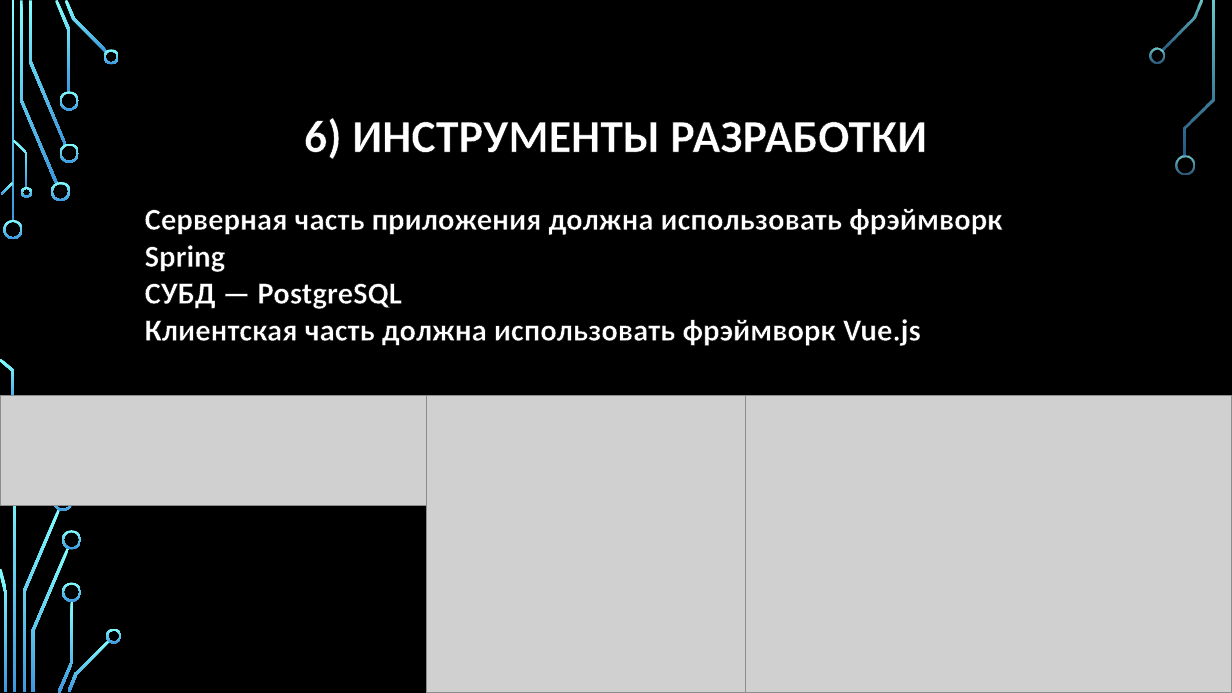
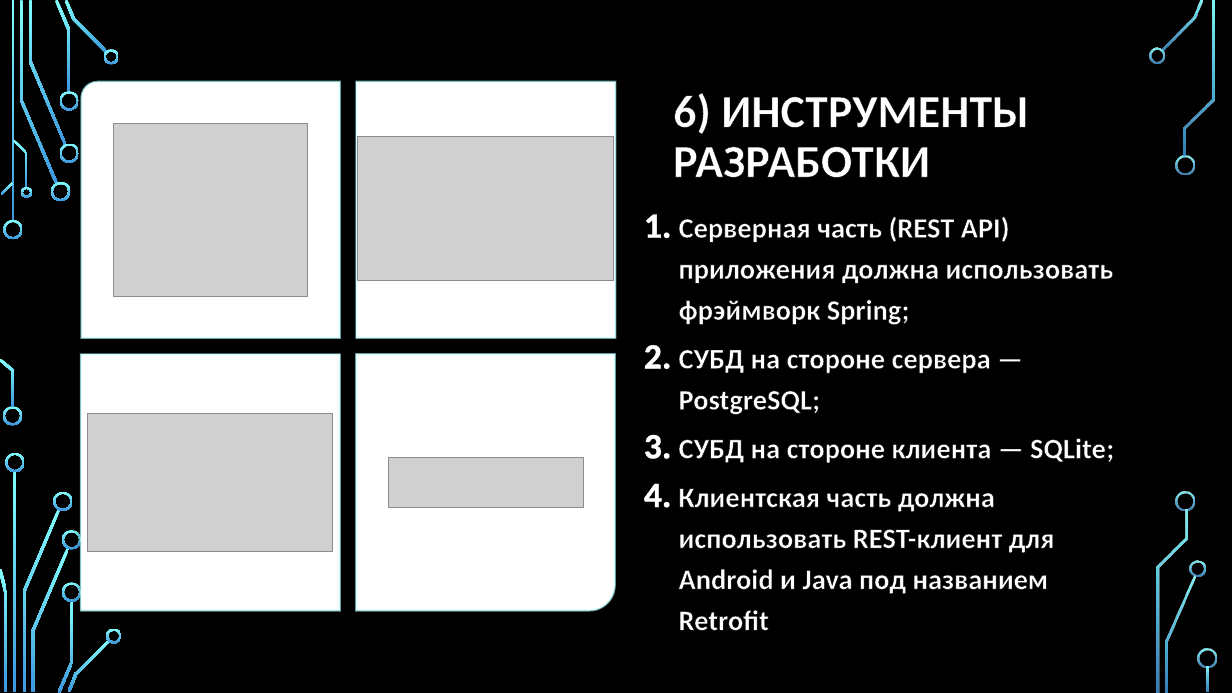
Before and after one commit to Ruslan-Far/docs-graduate-work, a slide deck: slide 6 of Фархетдинов - Презентация по ВКР.pptx. Drawn at 1232x693 pixels with LibreOffice and Linux fonts; fonts in the diff are those of the drawing; grey boxes stand for pictures; background and template pictures are left out. Boxes give left, top, right and bottom in pixels: in the first picture for what was removed or moved away, otherwise in the second. Text is boxed around its words. In the diff, an @@ line names an element or a change of style, - is before the commit and + after.

Commit message:
created presentation

```diff
--- a/Фархетдинов - Презентация по ВКР.pptx
+++ b/Фархетдинов - Презентация по ВКР.pptx
@@ round rect added at (81, 81, 340, 337), fill #FFFFFF, outline #B4FFFF 1.5 pt @@
@@ round diag rect added at (357, 81, 616, 337), fill #FFFFFF, outline #B4FFFF 1.5 pt @@
@@ title "6) ИНСТРУМЕНТЫ РАЗРАБОТКИ": place and size @@
-title "6) ИНСТРУМЕНТЫ РАЗРАБОТКИ" at (304, 118, 927, 159)
+title "6) ИНСТРУМЕНТЫ РАЗРАБОТКИ" at (673, 93, 1029, 178)
@@ title "6) ИНСТРУМЕНТЫ РАЗРАБОТКИ" at (673, 93, 1029, 178): alignment centre to left @@
@@ picture: place and size @@
-picture at (426, 396, 762, 693)
+picture at (114, 124, 308, 297)
@@ picture added at (358, 137, 613, 280) @@
@@ text at (679, 217, 1114, 631): text changed; size 24 to 22.2 pt @@
-Серверная часть приложения должна использовать фрэймворк Spring
-СУБД — PostgreSQL
-Клиентская часть должна использовать фрэймворк Vue.js
+1. Серверная часть (REST API) приложения должна использовать фрэймворк Spring;
+2. СУБД на стороне сервера — PostgreSQL;
+3. СУБД на стороне клиента — SQLite;
+4. Клиентская часть должна использовать REST-клиент для Android и Java под названием Retrofit
@@ round diag rect added at (80, 354, 340, 610), fill #FFFFFF, outline #B4FFFF 1.5 pt @@
@@ round rect added at (357, 354, 616, 610), fill #FFFFFF, outline #B4FFFF 1.5 pt @@
@@ picture added at (88, 413, 333, 551) @@
@@ picture removed at (746, 396, 1232, 693) @@
@@ picture: place and size @@
-picture at (0, 396, 426, 506)
+picture at (388, 457, 583, 507)
@@ group added at (3, 407, 1217, 668): 5 freeform shapes @@
@@ group added at (0, 0, 1217, 692): 17 freeform shapes, 2 rectangles @@
```
Also in this commit, not shown: 5 other slides changed, 3 slides removed, 3 other files.
